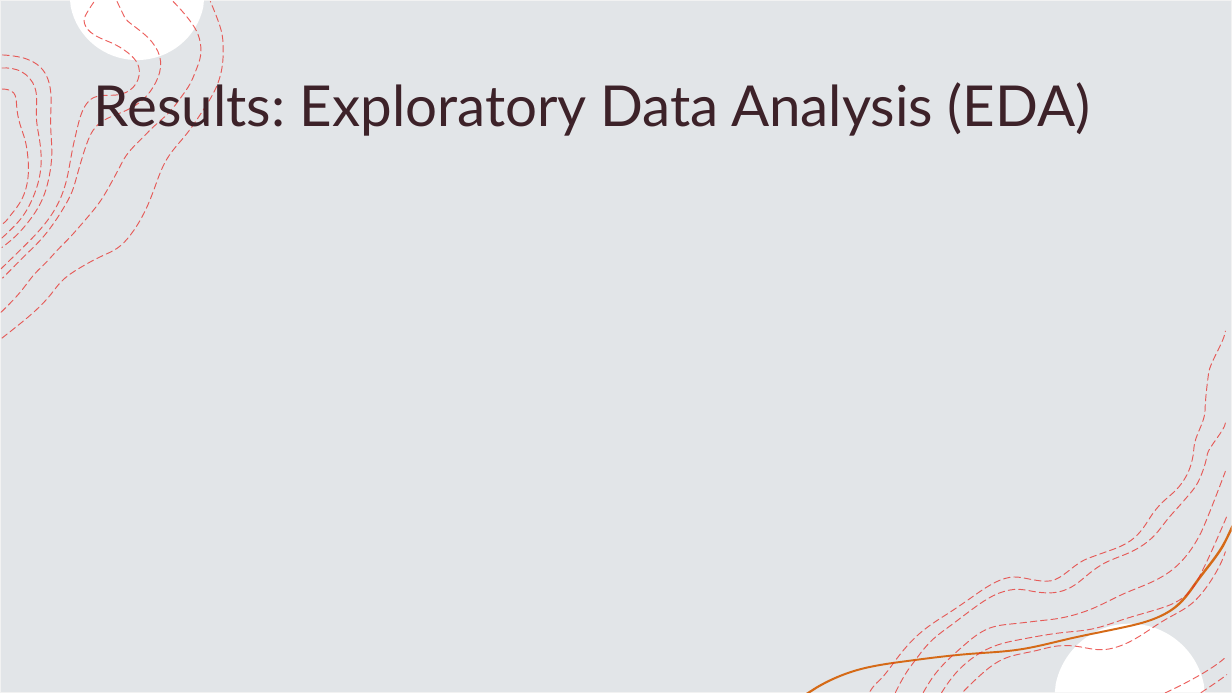
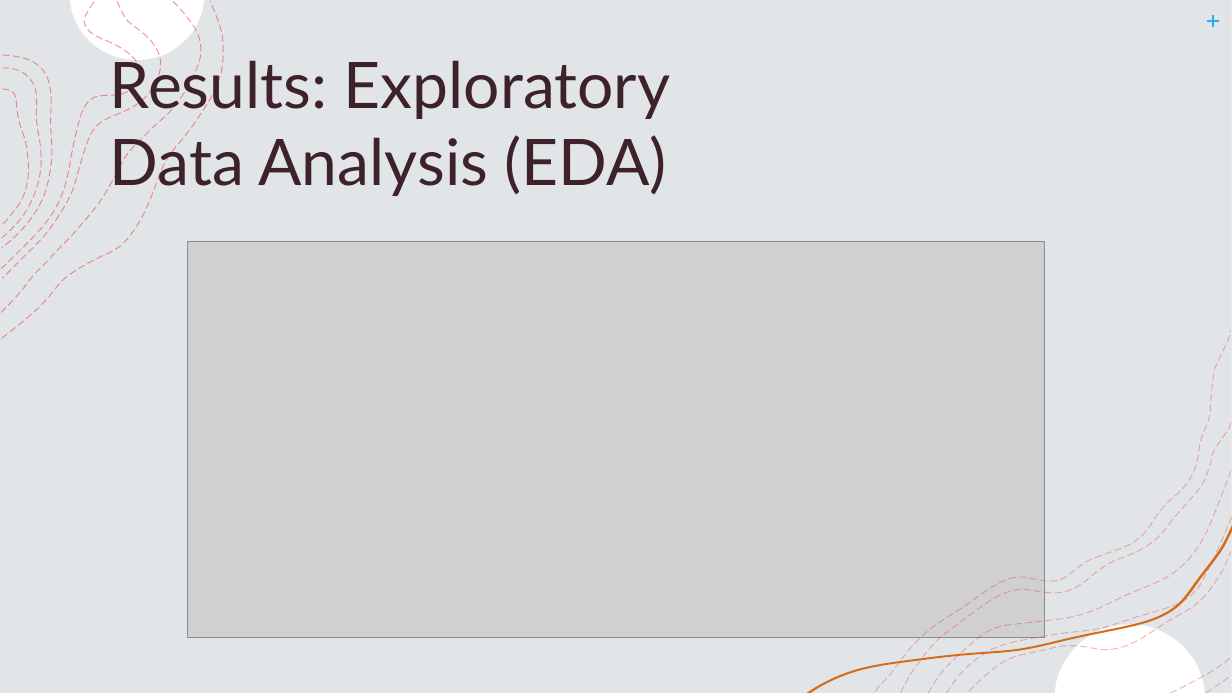
Before and after one commit to pierreolivierbonin/Coursera_Capstone, a slide deck: slide 13 of Presentation (final).pptx (slide 9 before the commit). Drawn at 1232x693 pixels with LibreOffice and Linux fonts; fonts in the diff are those of the drawing; grey boxes stand for pictures. Boxes give left, top, right and bottom in pixels: in the first picture for what was removed or moved away, otherwise in the second. Text is boxed around its words. In the diff, an @@ line names an element or a change of style, - is before the commit and + after.

```diff
--- a/Presentation (final).pptx
+++ b/Presentation (final).pptx
@@ rectangle removed at (x1=0, y1=0, x2=1232, y2=693) @@
@@ rectangle added at (x1=0, y1=0, x2=1232, y2=693), fill #FFFFFF, outline #F2F2F2 1 pt @@
@@ rectangle added at (x1=0, y1=0, x2=1232, y2=693), fill #E2E5E8 @@
@@ freeform shape added at (x1=1, y1=2, x2=201, y2=312), outline #E72D29 0.75 pt dashed @@
@@ freeform shape added at (x1=1, y1=2, x2=140, y2=269), outline #E72D29 0.75 pt dashed @@
@@ freeform shape removed at (x1=70, y1=0, x2=204, y2=60) @@
@@ title "Results: Exploratory Data Analysis (EDA)" moved from (x1=94, y1=77, x2=1091, y2=136) to (x1=110, y1=52, x2=670, y2=197) @@
@@ title "Results: Exploratory Data Analysis (EDA)" at (x1=110, y1=52, x2=670, y2=197): size 44 to 50 pt @@
@@ line added from (1207, 21) to (1219, 21), #29ADE7 1 pt @@
@@ line added from (1214, 15) to (1214, 27), #29ADE7 1 pt @@
@@ freeform shape added at (x1=1, y1=68, x2=41, y2=239), outline #E72D29 0.75 pt dashed @@
@@ group removed at (x1=2, y1=2, x2=224, y2=338): 4 freeform shapes @@
@@ group added at (x1=1, y1=0, x2=224, y2=338): 8 freeform shapes @@
@@ picture added at (x1=188, y1=241, x2=1044, y2=638) @@
@@ freeform shape removed at (x1=871, y1=331, x2=1226, y2=691) @@
@@ group added at (x1=896, y1=423, x2=1227, y2=693): 5 freeform shapes @@
@@ freeform shape removed at (x1=806, y1=525, x2=1232, y2=693) @@
@@ freeform shape added at (x1=806, y1=525, x2=1232, y2=693), fill #D56A17 @@
@@ group added at (x1=807, y1=331, x2=1232, y2=693): 9 freeform shapes @@
@@ freeform shape removed at (x1=964, y1=552, x2=1226, y2=691) @@
@@ freeform shape removed at (x1=1055, y1=624, x2=1205, y2=692) @@
@@ freeform shape added at (x1=1055, y1=624, x2=1205, y2=692), fill #FFFFFF @@
```
Also in this commit, not shown: 8 other slides changed, 10 slides added, 1 slide removed, 7 other files.
